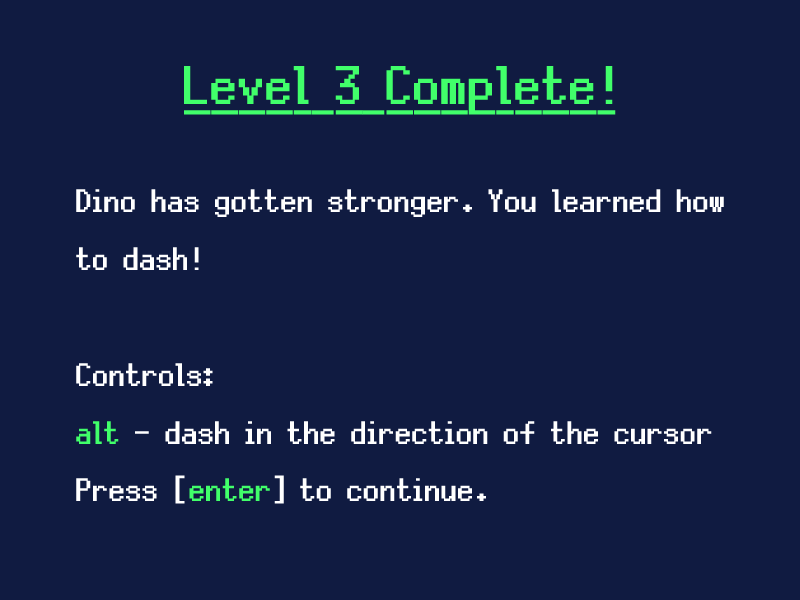
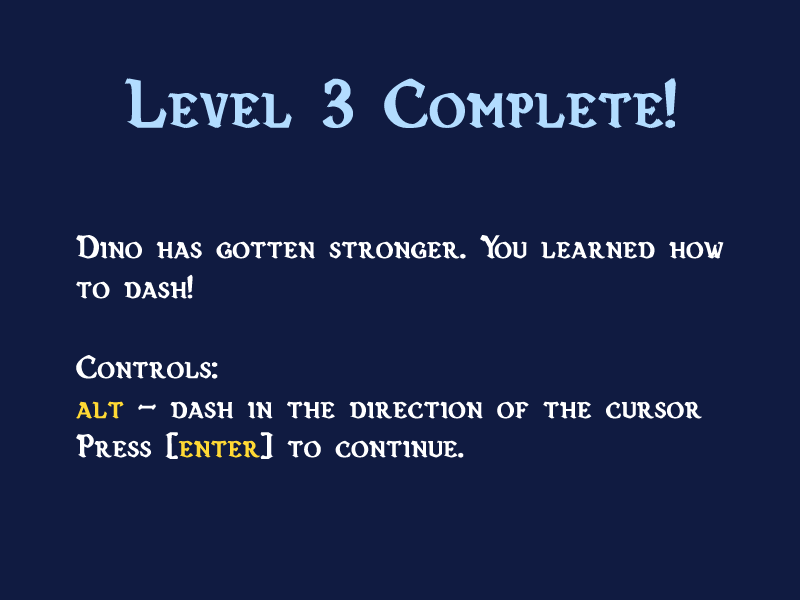
The second (800, 600) image is a revision of the first. Changes to its layers:
painted on "Level 3 Complete!" over [left=124, top=66, right=676, bottom=129]
painted on "Dino has gotten stronger. You le" over [left=76, top=189, right=724, bottom=504]
